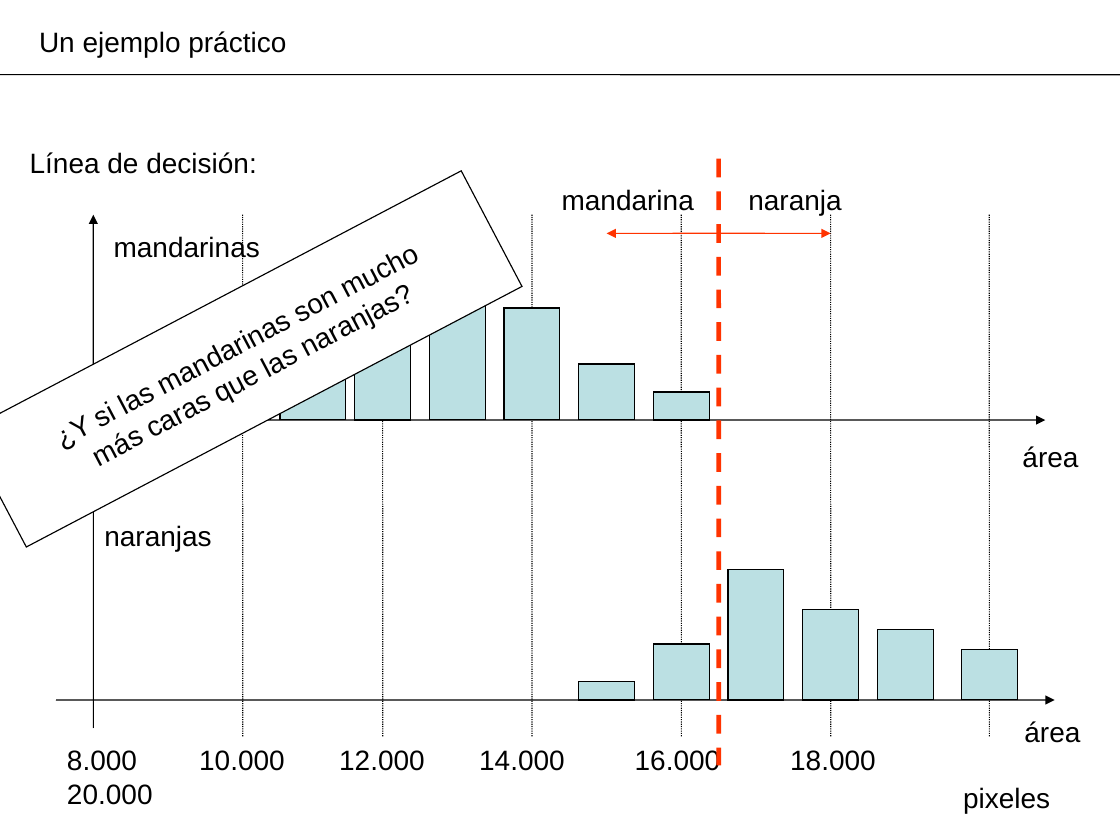
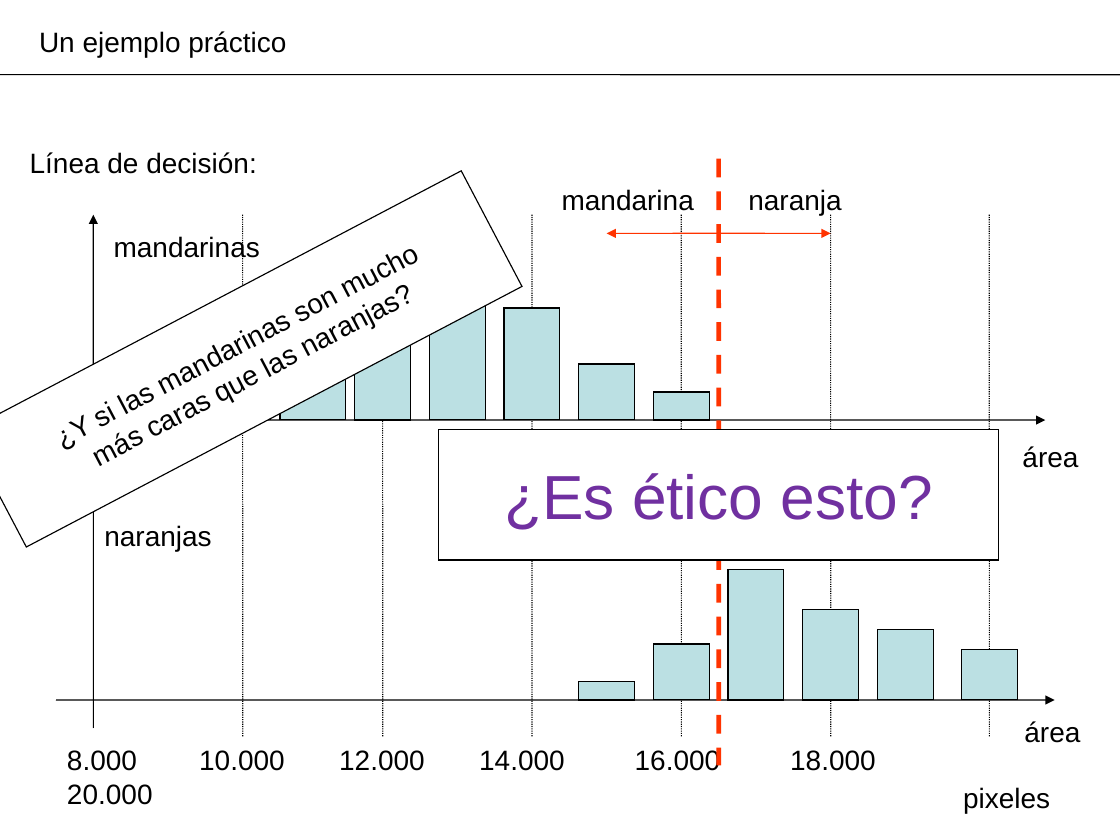
Before and after one commit to domingomery/patrones, a slide deck: slide 9 of clases/Cap01_Introduccion/presentations/PAT01_EjemploMandarinas.pptx. Drawn at 1120x840 pixels with LibreOffice and Linux fonts; fonts in the diff are those of the drawing. Boxes give left, top, right and bottom in pixels: in the first picture for what was removed or moved away, otherwise in the second. Text is boxed around its words. In the diff, an @@ line names an element or a change of style, - is before the commit and + after.

```diff
--- a/clases/Cap01_Introduccion/presentations/PAT01_EjemploMandarinas.pptx
+++ b/clases/Cap01_Introduccion/presentations/PAT01_EjemploMandarinas.pptx
@@ rectangle added at bbox=[439, 429, 999, 560], fill #FFFFFF, outline #000000 0.75 pt, 40 pt, text #7030A0 @@
+¿Es ético esto?
```
Also in this commit, not shown: 4 other slides changed, 10 other files.
